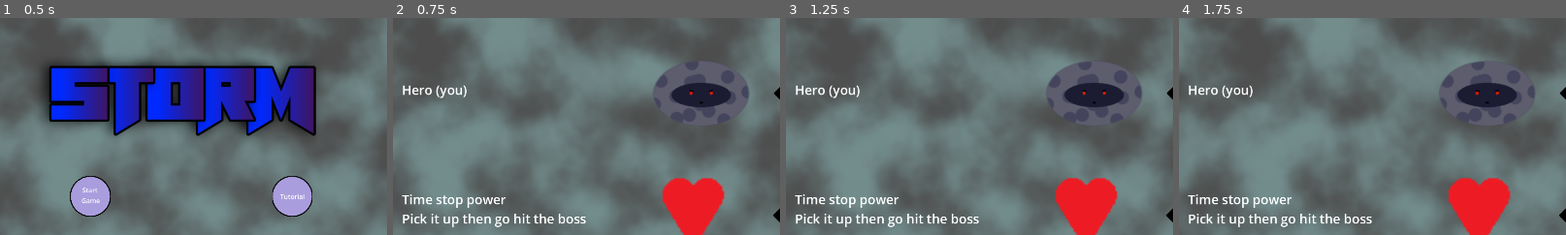
Above: before the commit, frames 1-4 (left to right).
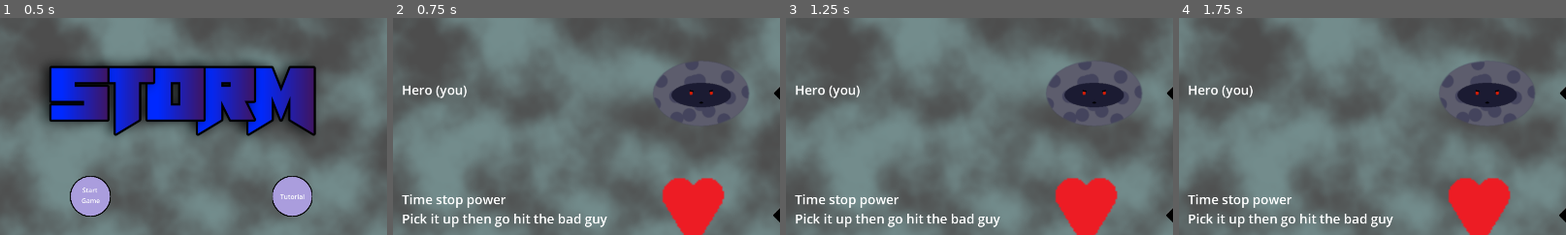
Above: after the commit, the same moments.

Repository: Antoine-Lagache/GameJam_2025
Game: Godot game, scene res://scene/start_menu.tscn
Two runs of this game, one before a commit and one after it. Both use one fixed random seed, a clock stepped at 60 frames per second and the inputs below.
Inputs (mouse positions are % of the whole screen's width and height, from its top left):
- Up to frame 1 (0.5 s): no input
- Up to frame 2 (0.75 s): click "Tutorial" at 0.5 s
- Up to frame 3 (1.25 s): no input
- Up to frame 4 (1.75 s): move the mouse to (72, 45) at 1.27 s; hold Right (right) from 1.28 s (still down); hold Shift from 1.28 s (still down)
The pictures show only the part of the screen within x 28-78%, y 1-51%; the shares and areas given below are measured in that part.

Frame 1 is identical in both runs. In frame 2, 0.2% of the frame differs, in the area x 44-56%, y 90-97%; in frame 3, 0.2%; in frame 4, 0.2%.

Commit message:
Small change in tutorial text

Diff:
--- a/gamejame/scene/tutorial.tscn
+++ b/gamejame/scene/tutorial.tscn
@@ -102,7 +102,7 @@
 offset_bottom = 48.0
 theme_override_font_sizes/font_size = 32
 text = "Time stop power
-Pick it up then go hit the boss"
+Pick it up then go hit the bad guy"
 
 [node name="GoBackButton" parent="Panel" instance=ExtResource("6_whbp6")]
 layout_mode = 0
